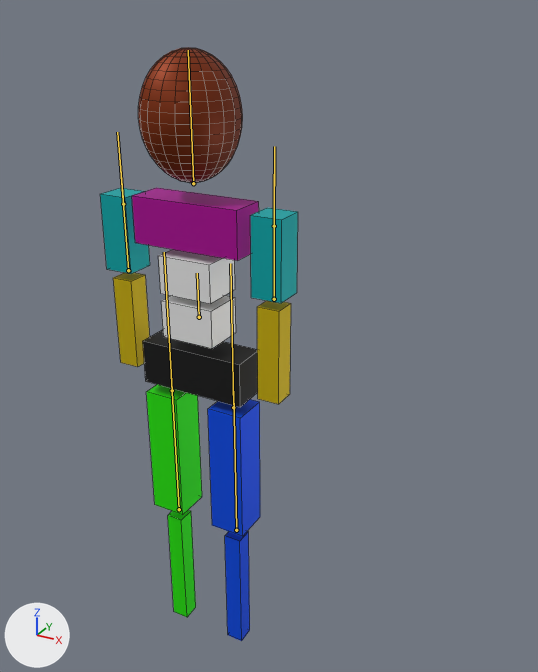
Two versions of the FBX model art/models/AnimCharacter/AnimatedCharacter.fbx, one commit apart.
One viewpoint serves both versions: a 50 mm camera at (1.019, -1.478, 1.829) aimed at (0.145, 0.111, 1.035). Lighting does not change. The marker at lower left points along +X, +Y and +Z. The bones that change are drawn over the model as lines. Mesh edges are drawn as thin lines.

The first picture shows 'AbdoBottom', 'AbdoTop', 'ArmLeft', 'ArmRight', 'Brachius', 'Head', 'Hips', 'LegLeft', 'LegRight', 'LegUpperLeft', 'LegUpperRight', 'ShoulderLeft', 'ShoulderRight'.
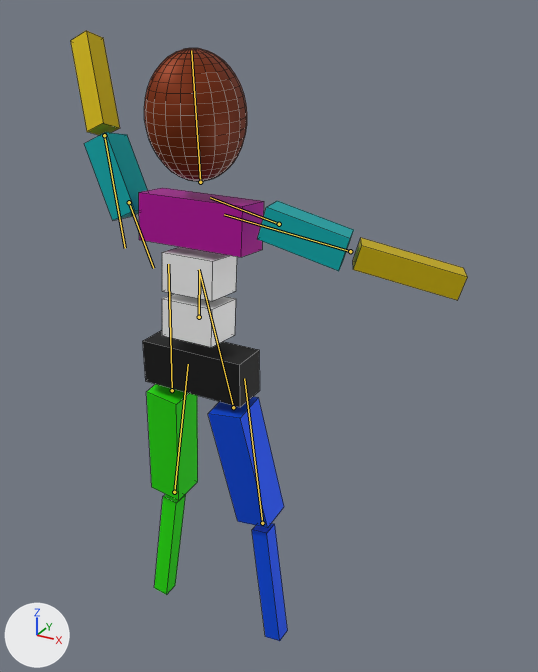
The newer file adds an action. The first version stands in its rest pose; the second is drawn at frame 60 of the action 'Armature|Armature|Armature|Armature|Take 001|BaseLayer'.

The change in detail:
Bone 'HipLeft' (bone_hipleft) turns from (0, 0, 0) to (8, 0, 8) degrees about its own x, y and z.
Bone 'KneeLeft' (bone_kneeleft) turns from (0, 0, 0) to (-10, 0, 0) degrees about its own x, y and z.
Bone 'HipRight' (bone_hipright) turns from (0, 0, 0) to (8, 0, -8) degrees about its own x, y and z.
Bone 'KneeRight' (bone_kneeright) turns from (0, 0, 0) to (-10, 0, 0) degrees about its own x, y and z.
Bone 'AbdoBottom' (bone_abdobottom) turns from (0, 0, 0) to (-5, 0, 0) degrees about its own x, y and z.
Bone 'ShoulderLeft' (bone_shoulderleft) turns from (0, 0, 0) to (10, 0, 75) degrees about its own x, y and z.
Bone 'ElbowLeft' (bone_elbowleft) turns from (0, 0, 0) to (15, 0, 0) degrees about its own x, y and z.
Bone 'ShoulderRight' (bone_shoulderright) turns from (0, 0, 0) to (0, 0, -155) degrees about its own x, y and z.
Bone 'ElbowRight' (bone_elbowright) turns from (0, 0, 0) to (15, 0, 0) degrees about its own x, y and z.
Bone 'Neck' (bone_neck) turns from (0, 0, 0) to (8, 0, 0) degrees about its own x, y and z.

Location of each change, (x1, y1, x2, y2) in pixels of the pictures (538 x 672 px):
'Head', posed: before (138, 48, 243, 183); after (144, 48, 247, 181)
'LegUpperLeft', posed (45% wider): before (208, 399, 260, 536); after (208, 397, 284, 528)
'Brachius', posed: before (132, 188, 259, 261); after (139, 188, 264, 257)
'ArmLeft', posed (229% wider, 39% shorter): before (257, 301, 291, 404); after (353, 238, 467, 300)
'ShoulderLeft', posed (100% wider, 26% shorter): before (250, 208, 298, 303); after (257, 201, 354, 271)
'ArmRight', posed (35% wider, 11% taller): before (113, 273, 149, 367); after (71, 31, 120, 135)
'LegUpperRight', posed (7% narrower, 11% shorter): before (146, 384, 202, 515); after (146, 384, 198, 500)
'ShoulderRight', posed: before (100, 188, 150, 274); after (84, 132, 148, 220)
'LegLeft', posed (42% wider, 7% taller): before (225, 531, 250, 641); after (252, 523, 288, 641)
'LegRight', posed (14% wider): before (168, 510, 196, 617); after (154, 494, 186, 595)
'AbdoTop', posed: before (159, 249, 235, 304); after (162, 247, 237, 301)
'AbdoBottom', posed: before (161, 295, 236, 348); after (162, 294, 236, 347)
bone 'HipLeft', root to tip: before (233, 407) to (230, 263); after (233, 407) to (199, 269)
bone 'KneeLeft', root to tip: before (236, 530) to (233, 391); after (262, 523) to (244, 378)
bone 'HipRight', root to tip: before (172, 390) to (164, 252); after (172, 390) to (168, 264)
bone 'KneeRight', root to tip: before (179, 509) to (171, 374); after (174, 492) to (188, 364)
bone 'AbdoBottom', root to tip: before (199, 317) to (197, 273); after (199, 317) to (199, 272)
bone 'ShoulderLeft', root to tip: before (274, 226) to (274, 146); after (279, 224) to (210, 197)
bone 'ElbowLeft', root to tip: before (274, 299) to (274, 174); after (350, 251) to (224, 214)
bone 'ShoulderRight', root to tip: before (123, 204) to (117, 132); after (129, 202) to (153, 268)
bone 'ElbowRight', root to tip: before (128, 270) to (119, 156); after (104, 135) to (125, 248)
bone 'Neck', root to tip: before (193, 183) to (188, 50); after (200, 182) to (191, 50)
